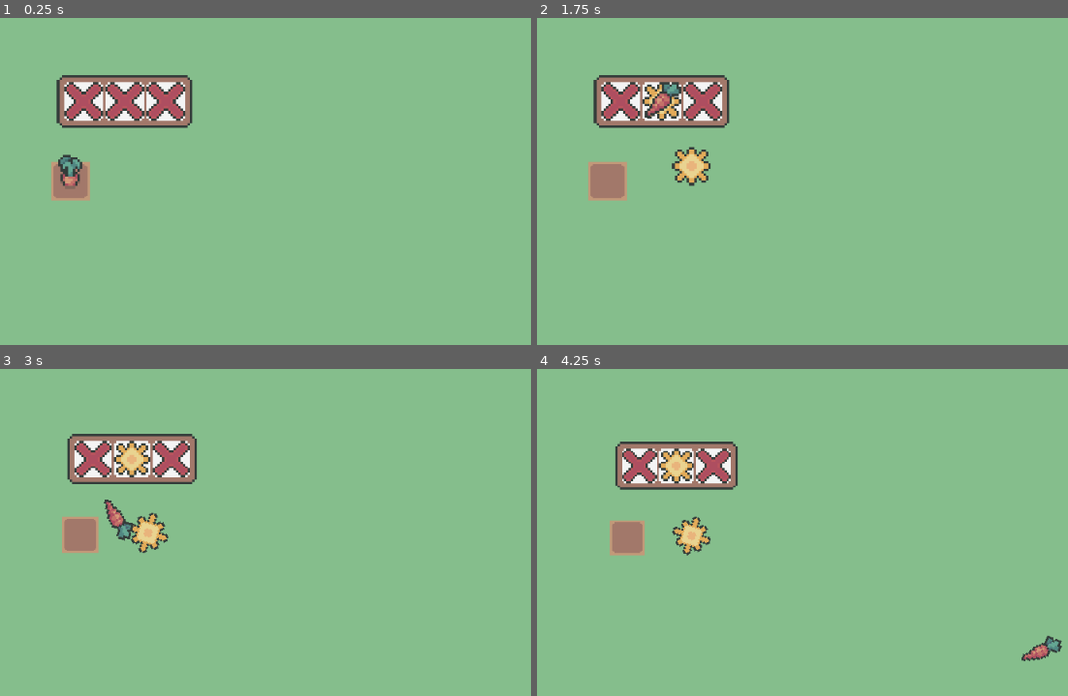
Above: before the commit, frames 1-4 (two rows, left to right).
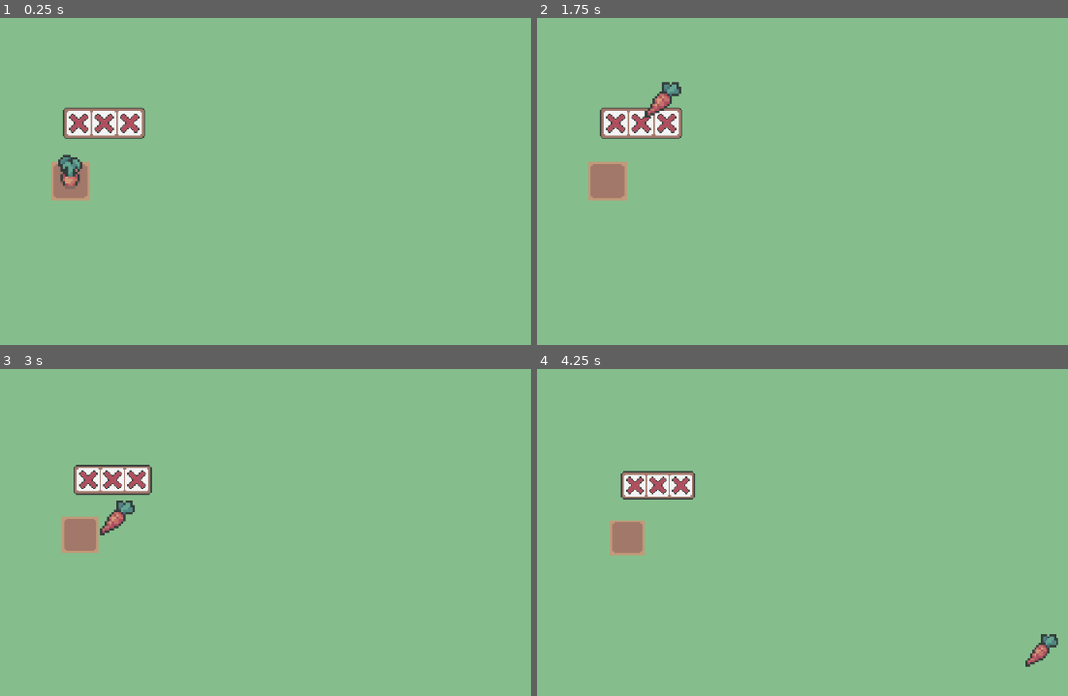
Above: after the commit, the same moments.

Repository: eric-marsh/farminata
Game: Godot game, scene res://scene/scene_switcher.tscn
Two runs of this game, one before a commit and one after it. Both use one fixed random seed, a clock stepped at 60 frames per second and the inputs below.
Inputs (mouse positions are in pixels of both pictures, inside the frame that each line leads up to):
- Up to frame 1 (0.25 s): no input
- Up to frame 2 (1.75 s): tap Enter at 0.5 s; drag from (659, 103) to (606, 181) at 0.52 s; drag from (606, 181) to (659, 103) at 1.27 s
- Up to frame 3 (3 s): tap Space (ui_select) at 2 s; move the mouse to (153, 516) at 2.02 s; tap Mouse wheel down (SCROLL_DOWN) at 2.1 s; click (153, 516) at 2.17 s; drag from (153, 516) to (37, 522) at 2.77 s
- Up to frame 4 (4.25 s): move the mouse to (1041, 653) at 3.52 s; tap Mouse wheel down (SCROLL_DOWN) at 3.6 s; click (1041, 653) at 3.67 s; tap Space (ui_select) at 3.77 s

The runs differ from the first frame. In frame 1, 4.5% of the frame differs, in the area x 10-37%, y 17-37%; in frame 2, 4.8%; in frame 3, 5.2%, in the area x 12-38%, y 19-57%; in frame 4, 4.5%.

Commit message:
fix sizes

Diff:
--- a/scene/main.tscn
+++ b/scene/main.tscn
@@ -16,7 +16,7 @@
 position = Vector2(138, 119)
 
 [node name="SlotMachine" parent="PlotContainer" node_paths=PackedStringArray("paired_plot_grid") instance=ExtResource("4_brvut")]
-position = Vector2(61, -50)
+position = Vector2(44, -32)
 paired_plot_grid = NodePath("../PlotGrid")
 
 [node name="PlotGrid" parent="PlotContainer" instance=ExtResource("4_0ha60")]
--- a/scene/slot_machine.tscn
+++ b/scene/slot_machine.tscn
@@ -1,13 +1,14 @@
-[gd_scene load_steps=7 format=3 uid="uid://c815fpybt36io"]
+[gd_scene load_steps=8 format=3 uid="uid://c815fpybt36io"]
 
 [ext_resource type="Texture2D" uid="uid://0ujo5olp3s25" path="res://img/slots/slots.png" id="1_oebtt"]
 [ext_resource type="Script" uid="uid://b1r15orpmjjdd" path="res://script/slot_machine.gd" id="1_vdvju"]
 [ext_resource type="Texture2D" uid="uid://dk4c43vvjcjhn" path="res://img/slots/slots_white_bg.png" id="2_vdvju"]
+[ext_resource type="Texture2D" uid="uid://0iu24mce7o6g" path="res://img/slots/symbols/sun.png" id="4_bvqe5"]
 [ext_resource type="Texture2D" uid="uid://rxlpd65q3trl" path="res://img/slots/symbols/carrot_seed.png" id="4_om1wn"]
 [ext_resource type="PackedScene" uid="uid://dx7x4rdgygqg6" path="res://scene/output.tscn" id="5_om1wn"]
 
 [sub_resource type="RectangleShape2D" id="RectangleShape2D_cgo26"]
-size = Vector2(112, 44)
+size = Vector2(68, 26)
 
 [node name="SlotMachine" type="Area2D"]
 script = ExtResource("1_vdvju")
@@ -21,8 +22,8 @@
 [node name="slot_symbols" type="Node2D" parent="."]
 
 [node name="slot_1" type="Sprite2D" parent="slot_symbols"]
-position = Vector2(-34, 0)
-texture = ExtResource("4_om1wn")
+position = Vector2(-21, 0)
+texture = ExtResource("4_bvqe5")
 
 [node name="Output" parent="slot_symbols/slot_1" instance=ExtResource("5_om1wn")]
 
@@ -33,7 +34,7 @@
 slot_pos = 1
 
 [node name="slot_3" type="Sprite2D" parent="slot_symbols"]
-position = Vector2(34, 0)
+position = Vector2(21, 0)
 texture = ExtResource("4_om1wn")
 
 [node name="Output" parent="slot_symbols/slot_3" instance=ExtResource("5_om1wn")]
Binary file changed: img/slots/slots.png
Binary file changed: img/slots/slots_white_bg.png
Binary file changed: img/slots/symbols/blurry.png
Binary file changed: img/slots/symbols/carrot_seed.png
Binary file changed: img/slots/symbols/sun.png
Binary file changed: img/slots/symbols/water.png
Binary file changed: img/slots/symbols/x.png
